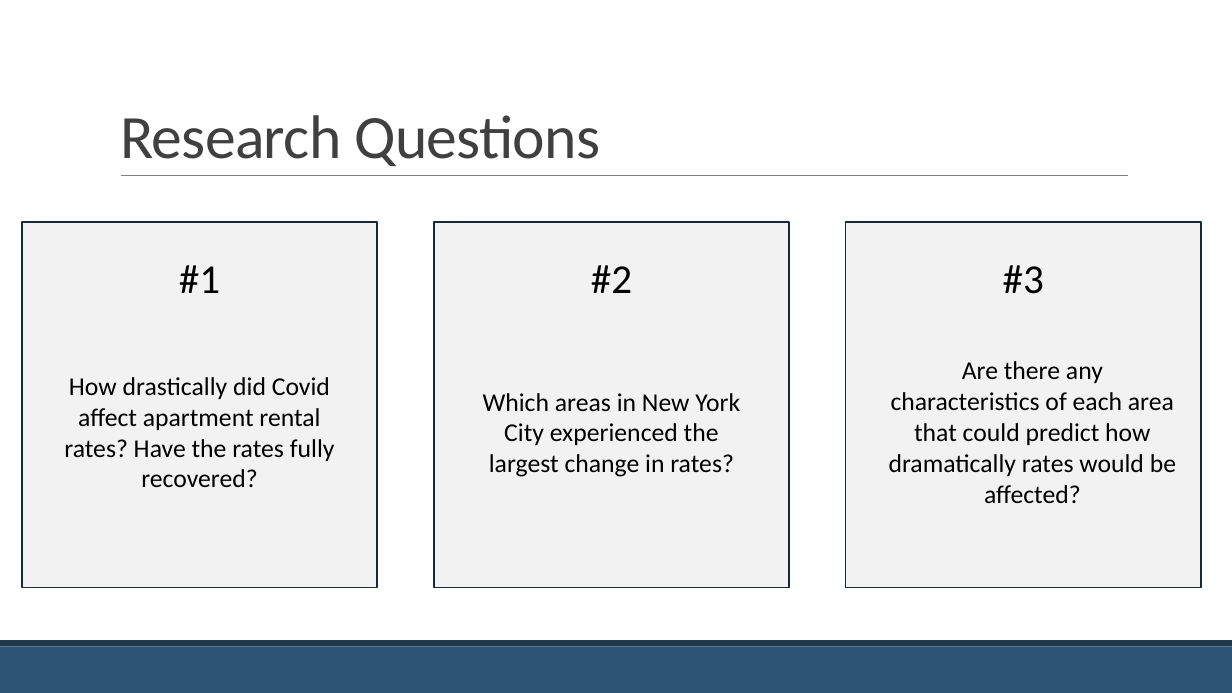
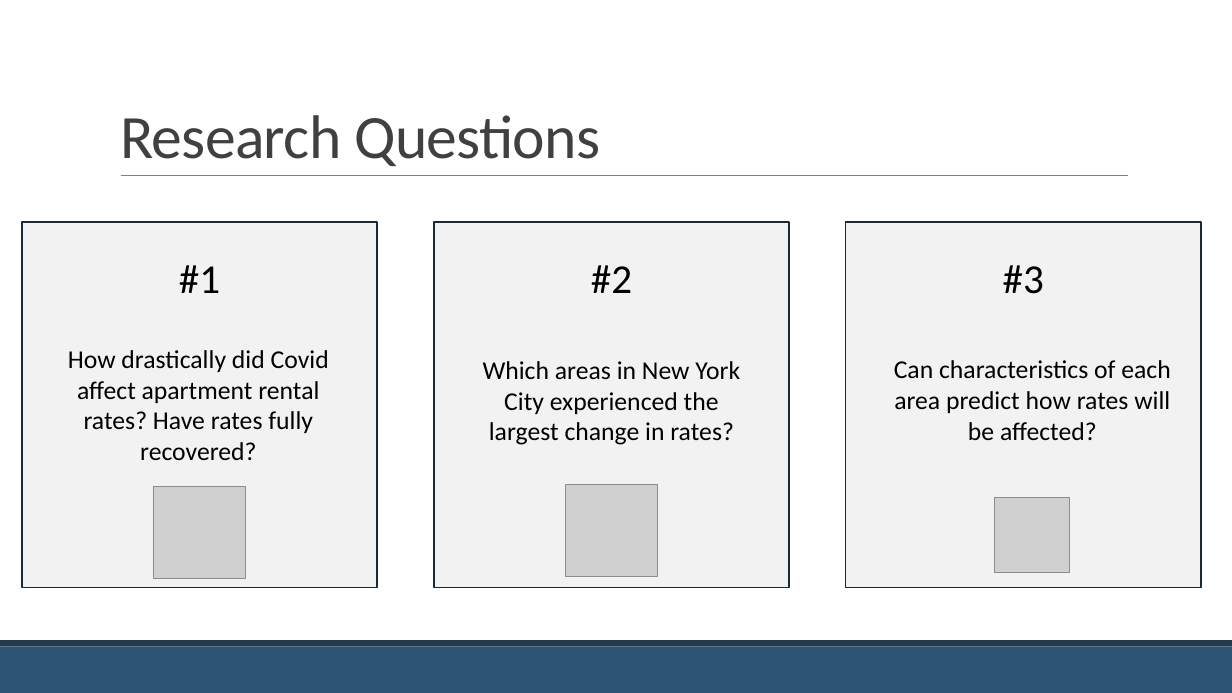
Before and after one commit to jackcopeland11/nyc_apartment_rent_analysis, a slide deck: slide 5 of Covid-19 and the NYC Apartment Market.pptx. Drawn at 1232x693 pixels with LibreOffice and Linux fonts; fonts in the diff are those of the drawing; grey boxes stand for pictures. Boxes give left, top, right and bottom in pixels: in the first picture for what was removed or moved away, otherwise in the second. Text is boxed around its words. In the diff, an @@ line names an element or a change of style, - is before the commit and + after.

```diff
--- a/Covid-19 and the NYC Apartment Market.pptx
+++ b/Covid-19 and the NYC Apartment Market.pptx
@@ text at (68, 350, 329, 460): text changed @@
-How drastically did Covid affect apartment rental rates? Have the rates fully recovered?
+How drastically did Covid affect apartment rental rates? Have rates fully recovered?
@@ text "Which areas in New York ...": place and size @@
-text "Which areas in New York ..." at (483, 393, 740, 477)
+text "Which areas in New York ..." at (483, 361, 740, 445)
@@ text at (894, 360, 1170, 440): text changed @@
-Are there any characteristics of each area that could predict how dramatically rates would be affected?
+Can characteristics of each area predict how rates will be affected?
@@ picture added at (153, 486, 246, 579) @@
@@ picture added at (566, 484, 658, 577) @@
@@ picture added at (995, 498, 1070, 573) @@
```
Also in this commit, not shown: 3 slides added, 2 other files.
